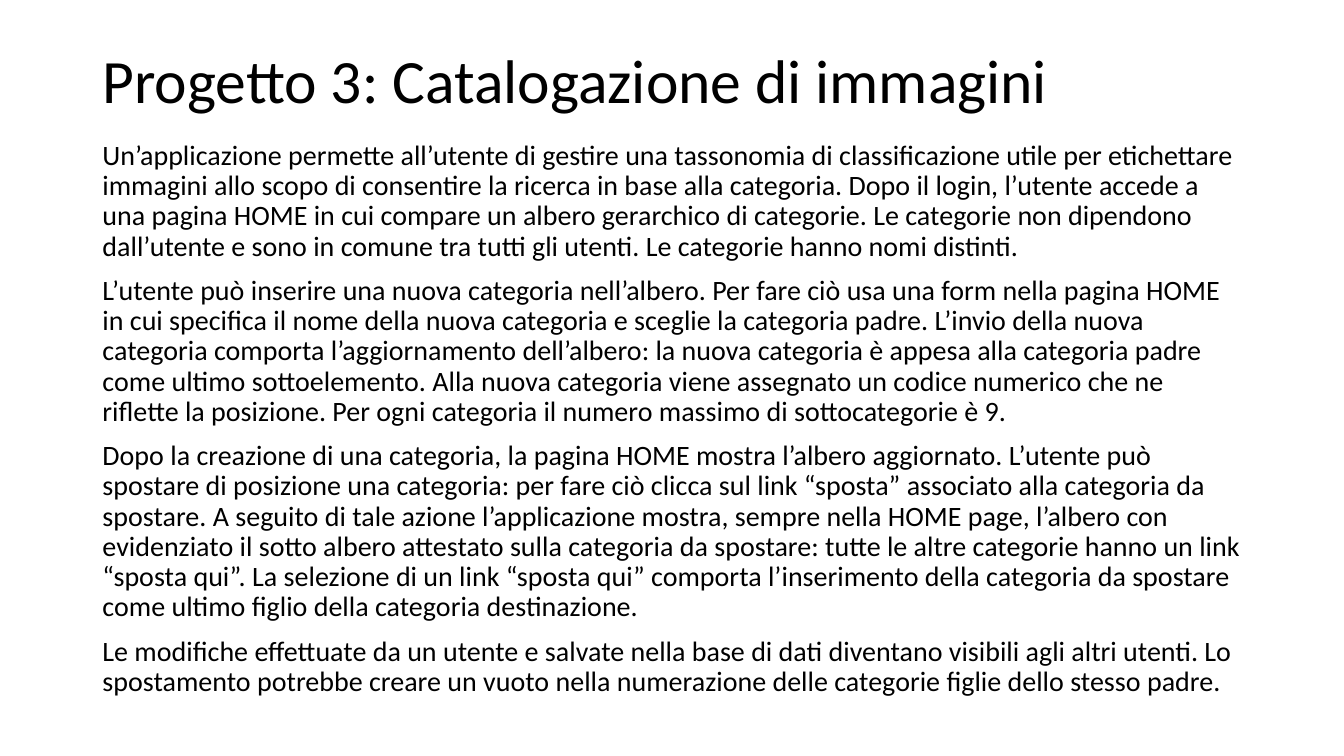
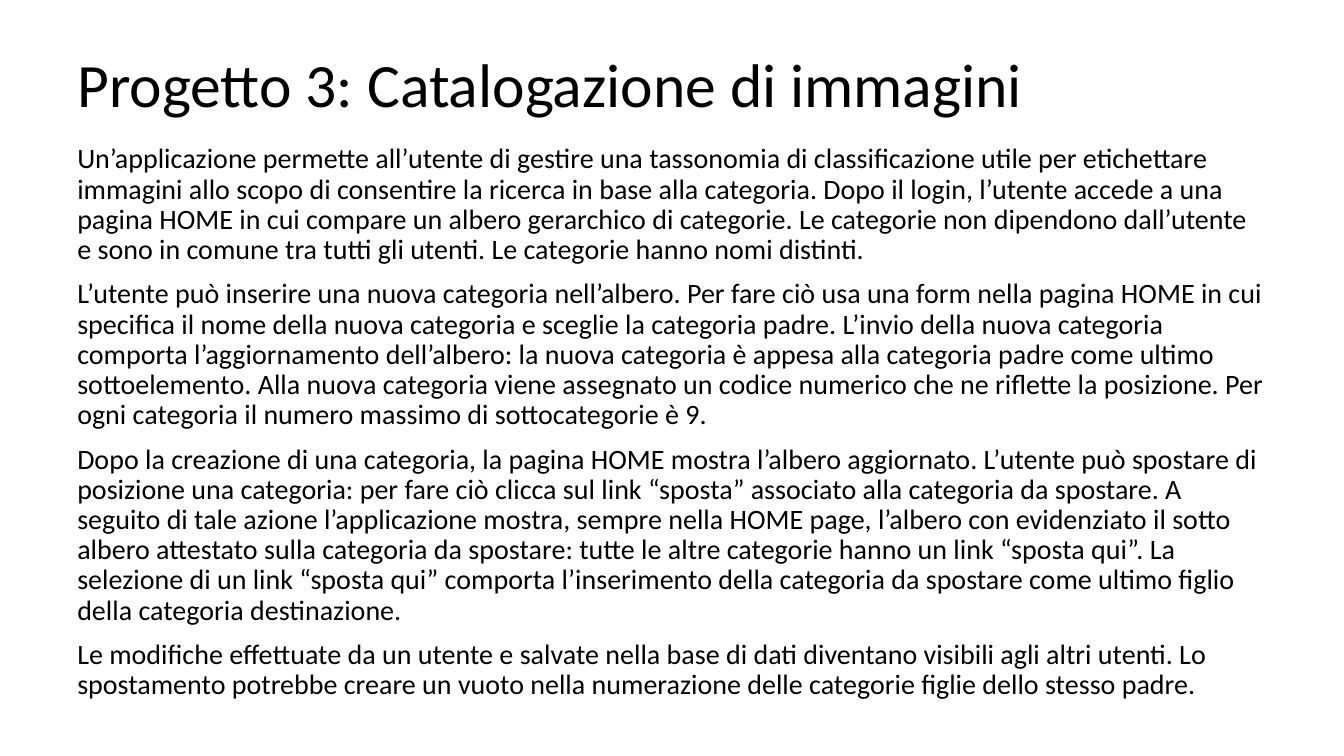
Before and after one commit to Trixyz28/TIW-ImgCatalog, a slide deck: slide 2 of Documents/ImgCatalog.pptx. Drawn at 1344x756 pixels with LibreOffice and Linux fonts; fonts in the diff are those of the drawing. Boxes give left, top, right and bottom in pixels: in the first picture for what was removed or moved away, otherwise in the second. Text is boxed around its words. In the diff, an @@ line names an element or a change of style, - is before the commit and + after.

```diff
--- a/Documents/ImgCatalog.pptx
+++ b/Documents/ImgCatalog.pptx
@@ title "Progetto 3: Catalogazione di immagini": place and size @@
-title "Progetto 3: Catalogazione di immagini" at [102,60,1047,114]
+title "Progetto 3: Catalogazione di immagini" at [77,64,1021,118]
@@ text "Un’applicazione permette all’utente di gestire ..." rewrapped from [102,145,1239,696] to [77,148,1263,699] @@
```
Also in this commit, not shown: 2 other slides changed, 5 other files.
